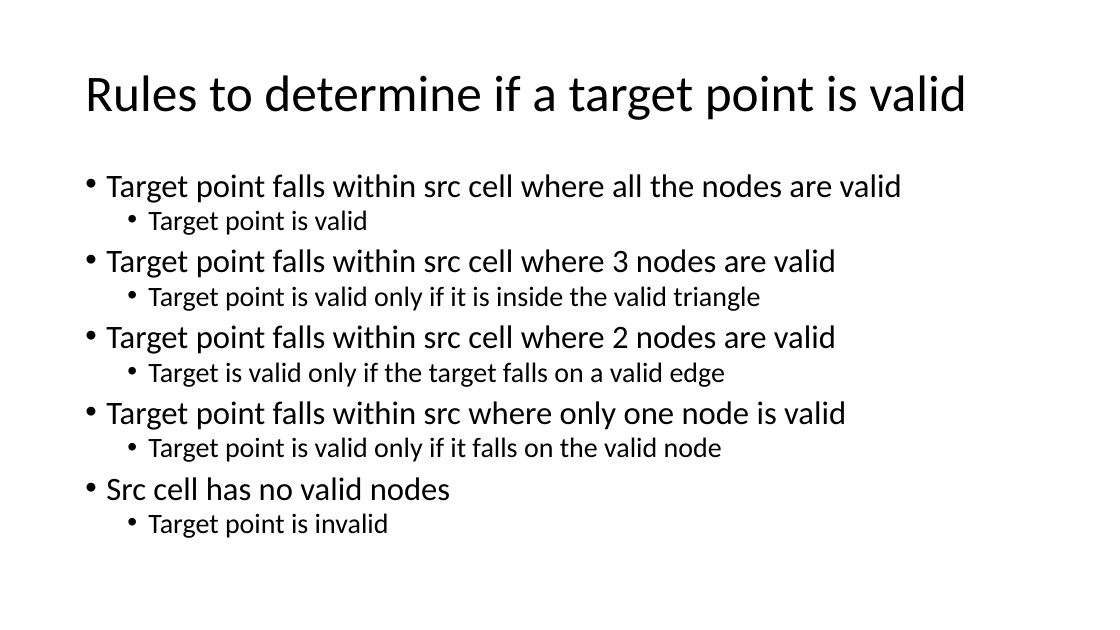
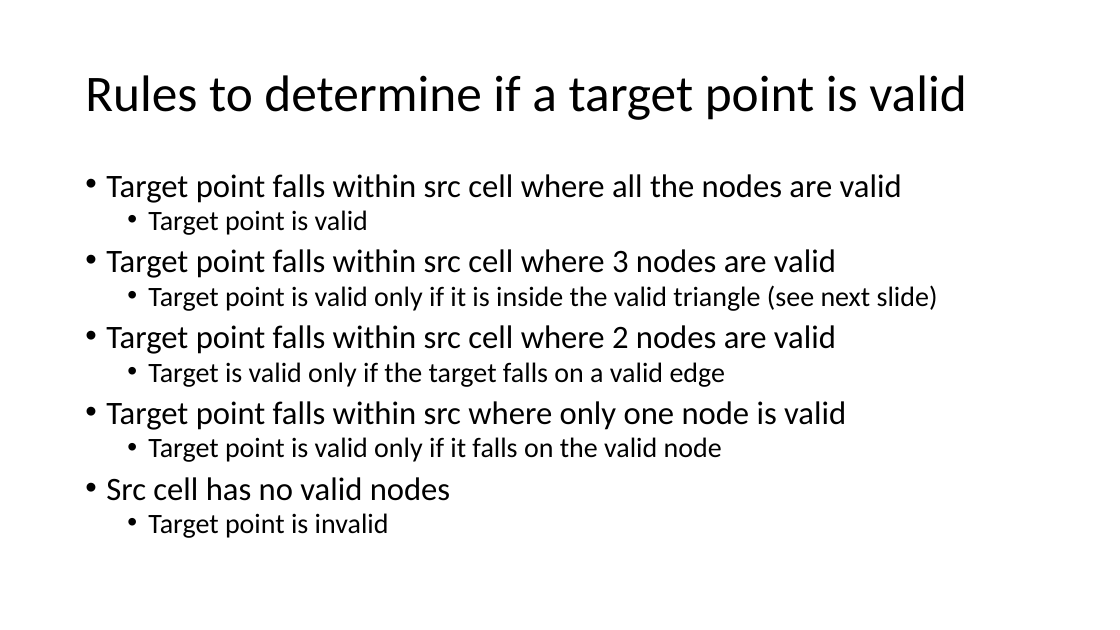
Before and after one commit to pletzer/pyterp_tests, a slide deck: slide 2 of docs/masking_tests_17Jan2017.pptx. Drawn at 1120x630 pixels with LibreOffice and Linux fonts; fonts in the diff are those of the drawing. Boxes give left, top, right and bottom in pixels: in the first picture for what was removed or moved away, otherwise in the second. Text is boxed around its words. In the diff, an @@ line names an element or a change of style, - is before the commit and + after.

```diff
--- a/docs/masking_tests_17Jan2017.pptx
+++ b/docs/masking_tests_17Jan2017.pptx
@@ text at box(148, 285, 938, 311): text changed @@
-  • Target point is valid only if it is inside the valid triangle
+  • Target point is valid only if it is inside the valid triangle (see next slide)
```
Also in this commit, not shown: 1 slide added.
